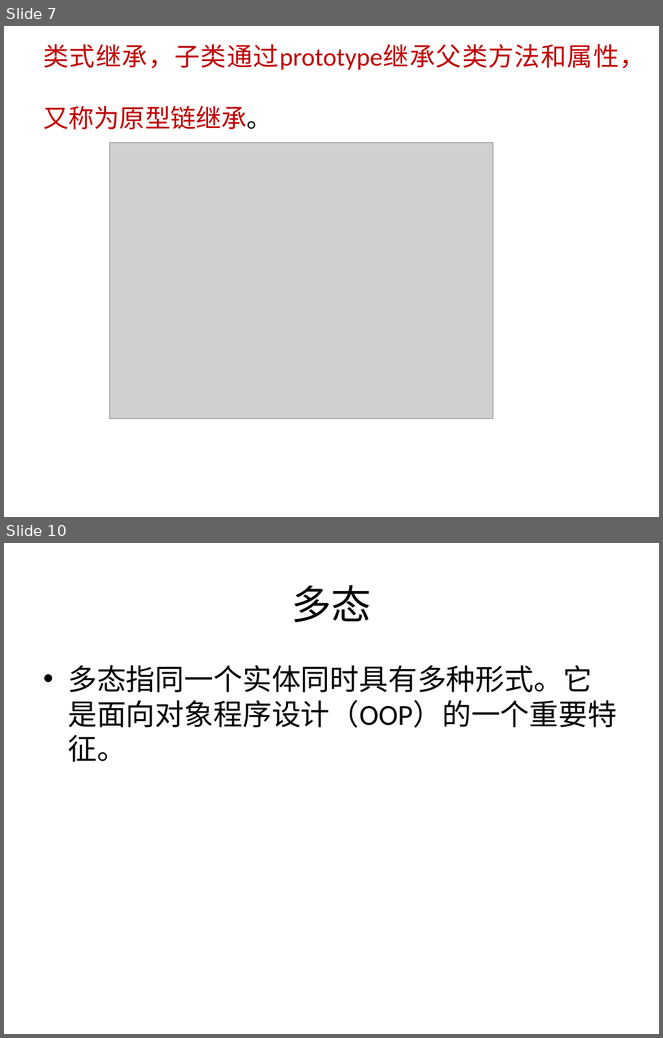
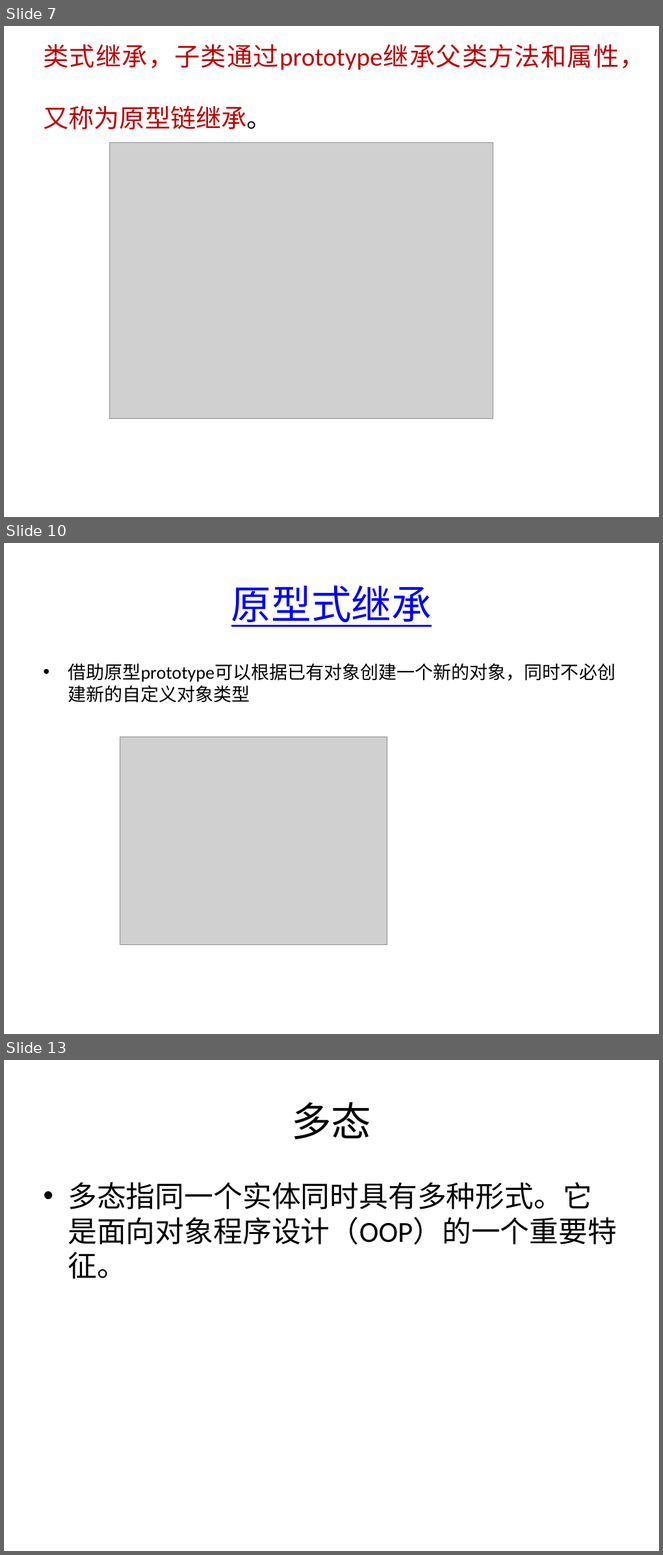
Before and after one commit to dirkliu/blog, a slide deck: Javascript面向对象编程.pptx. Shown one above the other, each under a label of ours: slides 7 and 10 before the commit, slides 7, 10 and 13 after it; the slides between them are not shown. The pictures are 663x1038 and 663x1555 pixels, drawn with LibreOffice and Linux fonts; fonts in the diff are those of the drawing; grey boxes stand for pictures. Boxes give left, top, right and bottom in pixels: in the first picture for what was removed or moved away, otherwise in the second. Text is boxed around its words. In the diff, an @@ line names an element or a change of style, - is before the commit and + after.

```diff
--- a/Javascript面向对象编程.pptx
+++ b/Javascript面向对象编程.pptx
@@ slide 10 added at (4,543,659,1034), background #FFFFFF @@
@@ title added at (232,585,432,627), 44 pt, text #0000FF, underline @@
+原型式继承
@@ text added at (68,663,616,703), 20 pt, text #000000 @@
+• 借助原型prototype可以根据已有对象创建一个新的对象，同时不必创建新的自定义对象类型
@@ picture added at (120,737,387,945) @@
@@ what was slide 10 is now slide 13 @@
```
Also in this commit, not shown: 5 slides changed, 2 other slides added.
